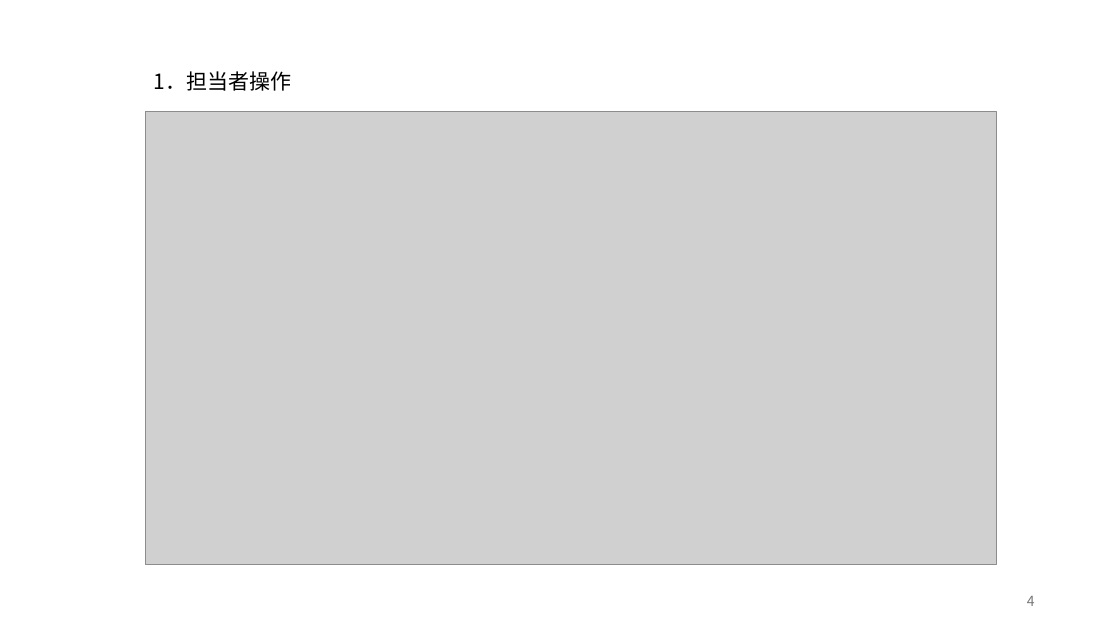
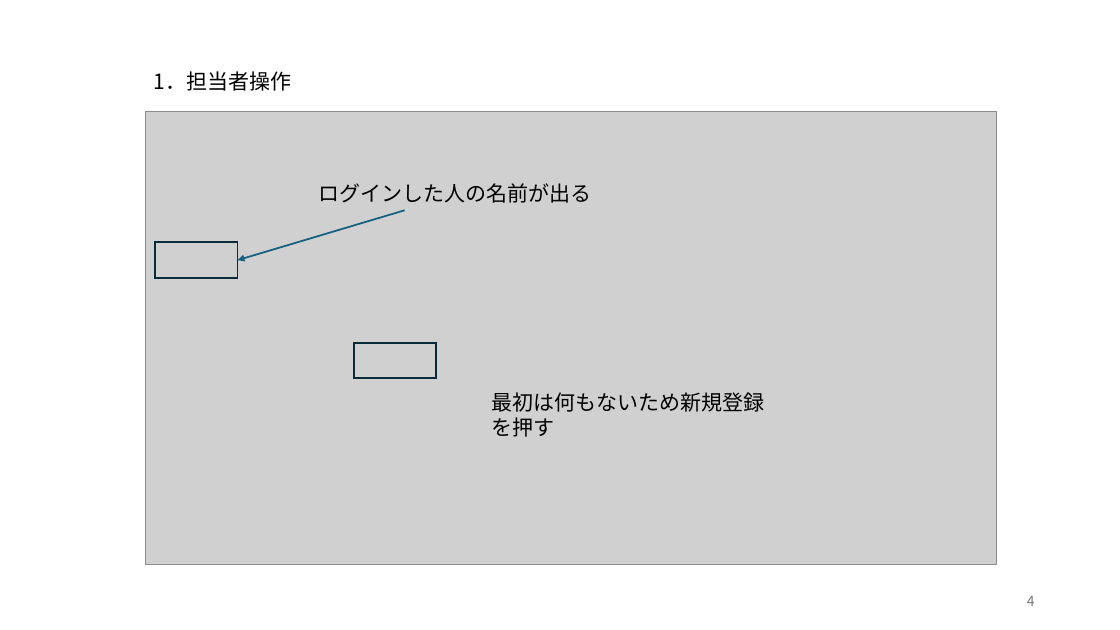
Before and after one commit to y-kagajapan/quest_1, a slide deck: slide 4 of doc/開発管理統合システム操作マニュアル.pptx. Drawn at 1120x630 pixels with LibreOffice and Linux fonts; fonts in the diff are those of the drawing; grey boxes stand for pictures. Boxes give left, top, right and bottom in pixels: in the first picture for what was removed or moved away, otherwise in the second. Text is boxed around its words. In the diff, an @@ line names an element or a change of style, - is before the commit and + after.

```diff
--- a/doc/開発管理統合システム操作マニュアル.pptx
+++ b/doc/開発管理統合システム操作マニュアル.pptx
@@ text added at (x1=319, y1=183, x2=592, y2=203), 18 pt, text #000000 @@
+ログインした人の名前が出る
@@ arrow added from (405, 210) to (238, 260), #156082 1.5 pt @@
@@ rectangle added at (x1=155, y1=243, x2=238, y2=278), outline #092A39 1.5 pt @@
@@ rectangle added at (x1=355, y1=343, x2=437, y2=378), outline #092A39 1.5 pt @@
@@ text added at (x1=491, y1=392, x2=764, y2=437), 18 pt, text #000000 @@
+最初は何もないため新規登録を押す
```
Also in this commit, not shown: 2 other slides changed, 39 slides added, 8 slides removed.
